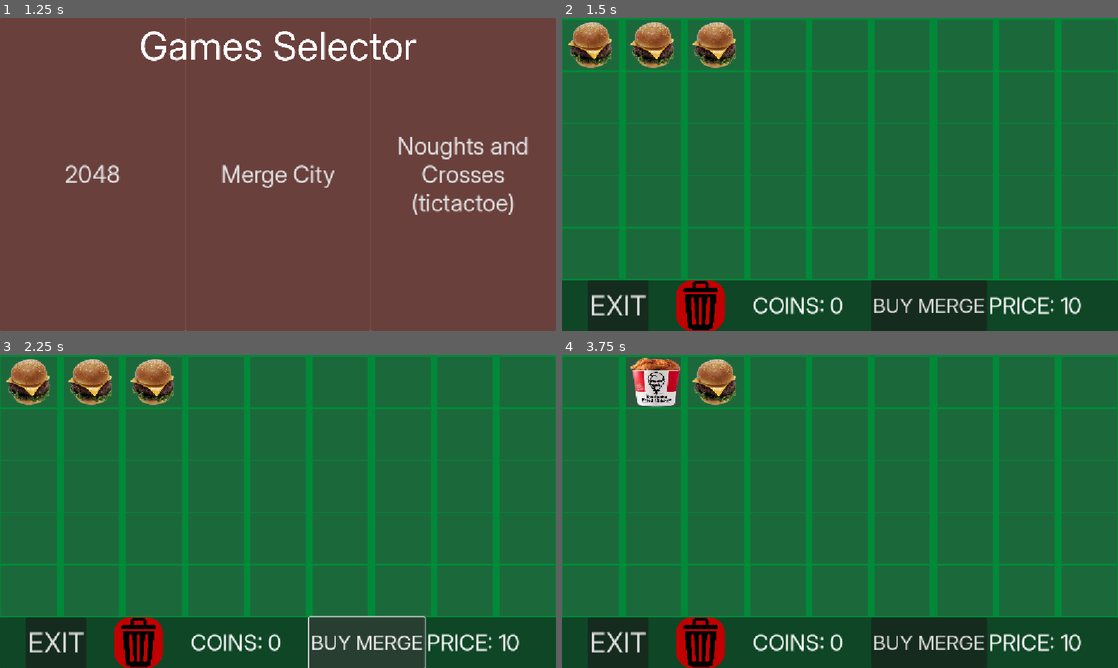
Above: before the commit, frames 1-4 (two rows, left to right).
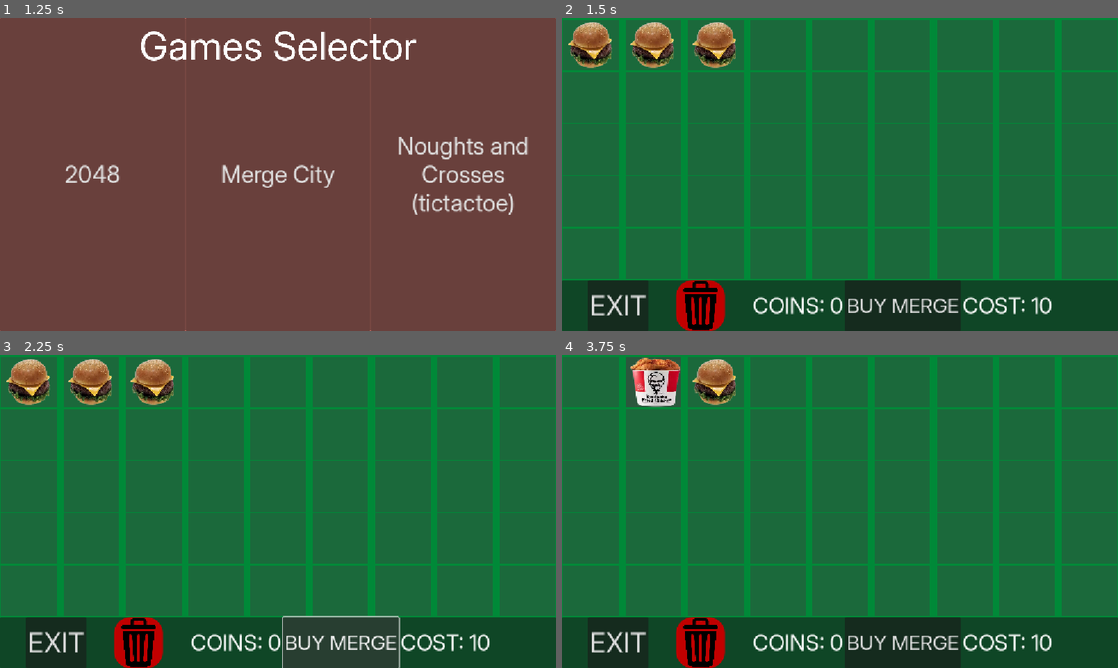
Above: after the commit, the same moments.

Repository: ItsbaileyX3525/baileys-grid-collection
Game: Godot game, scene res://Scenes/main_menu.tscn
The game is run twice, just before and just after one commit, with the same random seed, the same clock (stepped at 60 frames per second) and the same inputs.
Inputs (mouse positions are in pixels of both pictures, inside the frame that each line leads up to):
- Up to frame 1 (1.25 s): click "Games" at 0.5 s
- Up to frame 2 (1.5 s): click "Merge City" at 1.25 s
- Up to frame 3 (2.25 s): click "BUY MERGE" at 2 s
- Up to frame 4 (3.75 s): click (589, 383) at 2.77 s; click (650, 383) at 3.52 s

Frame 1 is identical in both runs. In frame 2, 2.4% of the frame differs, in the area x 50-94%, y 83-100%; in frame 3, 2.6%; in frame 4, 2.4%.

Commit message:
More merges and start creating tictactoe

Diff:
--- /dev/null
+++ b/Assets/Themes/noughtsandcrosses.tres
@@ -0,0 +1,20 @@
+[gd_resource type="Theme" load_steps=5 format=3 uid="uid://by0mhiy2lvj0j"]
+
+[sub_resource type="StyleBoxFlat" id="StyleBoxFlat_nth0d"]
+draw_center = false
+
+[sub_resource type="StyleBoxFlat" id="StyleBoxFlat_v35vo"]
+draw_center = false
+
+[sub_resource type="StyleBoxFlat" id="StyleBoxFlat_grnlj"]
+draw_center = false
+
+[sub_resource type="StyleBoxFlat" id="StyleBoxFlat_xn4dm"]
+draw_center = false
+
+[resource]
+Button/font_sizes/font_size = 110
+Button/styles/focus = SubResource("StyleBoxFlat_nth0d")
+Button/styles/hover = SubResource("StyleBoxFlat_v35vo")
+Button/styles/normal = SubResource("StyleBoxFlat_grnlj")
+Button/styles/pressed = SubResource("StyleBoxFlat_xn4dm")
--- a/Scenes/Games/merge_city.tscn
+++ b/Scenes/Games/merge_city.tscn
@@ -972,10 +972,6 @@
 theme_override_font_sizes/font_size = 45
 text = "COINS: 67"
 
-[node name="MarginContainer4" type="MarginContainer" parent="Toolbar/HBoxContainer"]
-layout_mode = 2
-theme_override_constants/margin_left = 50
-
 [node name="Purchase" type="Button" parent="Toolbar/HBoxContainer"]
 layout_mode = 2
 theme_override_font_sizes/font_size = 41
@@ -984,13 +980,18 @@
 [node name="Price" type="Label" parent="Toolbar/HBoxContainer"]
 layout_mode = 2
 theme_override_font_sizes/font_size = 45
-text = "COST: 999K"
+text = "COST: 999.9K"
 
 [node name="Earn" type="Timer" parent="."]
 wait_time = 3.0
+autostart = true
+
+[node name="RandomSpawn" type="Timer" parent="."]
+wait_time = 5.0
 autostart = true
 
 [connection signal="pressed" from="Toolbar/HBoxContainer/Exit" to="." method="_on_exit_pressed"]
 [connection signal="pressed" from="Toolbar/HBoxContainer/Delete" to="." method="_on_delete_pressed"]
 [connection signal="pressed" from="Toolbar/HBoxContainer/Purchase" to="." method="_on_purchase_pressed"]
 [connection signal="timeout" from="Earn" to="." method="_on_earn_timeout"]
+[connection signal="timeout" from="RandomSpawn" to="." method="_on_random_spawn_timeout"]
--- /dev/null
+++ b/Scenes/Games/noughtsandcrosses.tscn
@@ -0,0 +1,166 @@
+[gd_scene load_steps=4 format=3 uid="uid://piquhnrn2vht"]
+
+[ext_resource type="Script" uid="uid://c4stlhygh3h2r" path="res://Scripts/Games/noughtsandcrosses.gd" id="1_gagkc"]
+[ext_resource type="Theme" uid="uid://by0mhiy2lvj0j" path="res://Assets/Themes/noughtsandcrosses.tres" id="1_skymw"]
+
+[sub_resource type="StyleBoxFlat" id="StyleBoxFlat_d2531"]
+bg_color = Color(0.49803922, 0.7254902, 0.62352943, 1)
+
+[node name="Noughtsandcrosses" type="Control"]
+layout_mode = 3
+anchors_preset = 15
+anchor_right = 1.0
+anchor_bottom = 1.0
+grow_horizontal = 2
+grow_vertical = 2
+script = ExtResource("1_gagkc")
+
+[node name="ColorRect" type="ColorRect" parent="."]
+layout_mode = 1
+anchors_preset = 15
+anchor_right = 1.0
+anchor_bottom = 1.0
+grow_horizontal = 2
+grow_vertical = 2
+color = Color(0.43904933, 0.43904904, 0.4390493, 1)
+
+[node name="GameArea" type="Panel" parent="."]
+layout_mode = 1
+anchors_preset = 8
+anchor_left = 0.5
+anchor_top = 0.5
+anchor_right = 0.5
+anchor_bottom = 0.5
+offset_left = -341.0
+offset_top = -324.0
+offset_right = 342.0
+offset_bottom = 324.0
+grow_horizontal = 2
+grow_vertical = 2
+theme_override_styles/panel = SubResource("StyleBoxFlat_d2531")
+
+[node name="Borders" type="Control" parent="GameArea"]
+layout_mode = 1
+anchors_preset = 15
+anchor_right = 1.0
+anchor_bottom = 1.0
+offset_left = -38.0
+offset_right = -38.0
+grow_horizontal = 2
+grow_vertical = 2
+
+[node name="ColorRect" type="ColorRect" parent="GameArea/Borders"]
+layout_mode = 0
+offset_left = 215.0
+offset_top = 20.0
+offset_right = 226.0
+offset_bottom = 604.0
+color = Color(0.011087579, 0.011087578, 0.01108758, 1)
+
+[node name="ColorRect3" type="ColorRect" parent="GameArea/Borders"]
+layout_mode = 0
+offset_left = 711.9963
+offset_top = 195.0
+offset_right = 722.9963
+offset_bottom = 854.8398
+rotation = 1.5707964
+color = Color(0.011087579, 0.011087578, 0.01108758, 1)
+
+[node name="ColorRect4" type="ColorRect" parent="GameArea/Borders"]
+layout_mode = 0
+offset_left = 712.13434
+offset_top = 419.0
+offset_right = 723.13434
+offset_bottom = 1079.0344
+rotation = 1.5707964
+color = Color(0.011087579, 0.011087578, 0.01108758, 1)
+
+[node name="ColorRect2" type="ColorRect" parent="GameArea/Borders"]
+layout_mode = 0
+offset_left = 538.0
+offset_top = 19.0
+offset_right = 549.0
+offset_bottom = 605.0
+color = Color(0.011087579, 0.011087578, 0.01108758, 1)
+
+[node name="TopLeft" type="Button" parent="GameArea/Borders"]
+layout_mode = 0
+offset_left = 52.0
+offset_top = 20.0
+offset_right = 215.0
+offset_bottom = 195.0
+theme = ExtResource("1_skymw")
+
+[node name="TopMiddle" type="Button" parent="GameArea/Borders"]
+layout_mode = 0
+offset_left = 226.0
+offset_top = 20.0
+offset_right = 537.0
+offset_bottom = 195.0
+theme = ExtResource("1_skymw")
+
+[node name="TopRight" type="Button" parent="GameArea/Borders"]
+layout_mode = 0
+offset_left = 549.0
+offset_top = 20.0
+offset_right = 712.0
+offset_bottom = 195.0
+theme = ExtResource("1_skymw")
+
+[node name="MiddleLeft" type="Button" parent="GameArea/Borders"]
+layout_mode = 0
+offset_left = 52.0
+offset_top = 206.0
+offset_right = 215.0
+offset_bottom = 419.0
+theme = ExtResource("1_skymw")
+
+[node name="MiddleMiddle" type="Button" parent="GameArea/Borders"]
+layout_mode = 0
+offset_left = 226.0
+offset_top = 205.0
+offset_right = 537.0
+offset_bottom = 421.0
+theme = ExtResource("1_skymw")
+
+[node name="MiddleRight" type="Button" parent="GameArea/Borders"]
+layout_mode = 0
+offset_left = 549.0
+offset_top = 205.0
+offset_right = 712.0
+offset_bottom = 419.0
+theme = ExtResource("1_skymw")
+
+[node name="BottomLeft" type="Button" parent="GameArea/Borders"]
+layout_mode = 0
+offset_left = 52.0
+offset_top = 429.0
+offset_right = 215.0
+offset_bottom = 604.0
+theme = ExtResource("1_skymw")
+
+[node name="BottomMiddle" type="Button" parent="GameArea/Borders"]
+layout_mode = 0
+offset_left = 226.0
+offset_top = 430.0
+offset_right = 537.0
+offset_bottom = 605.0
+theme = ExtResource("1_skymw")
+
+[node name="BottomRight" type="Button" parent="GameArea/Borders"]
+layout_mode = 0
+offset_left = 549.0
+offset_top = 429.0
+offset_right = 712.0
+offset_bottom = 604.0
+theme = ExtResource("1_skymw")
+
+[connection signal="pressed" from="GameArea/Borders/TopLeft" to="." method="_on_top_left_pressed"]
+[connection signal="pressed" from="GameArea/Borders/TopMiddle" to="." method="_on_top_middle_pressed"]
+[connection signal="pressed" from="GameArea/Borders/TopRight" to="." method="_on_top_right_pressed"]
+[connection signal="pressed" from="GameArea/Borders/MiddleLeft" to="." method="_on_middle_left_pressed"]
+[connection signal="pressed" from="GameArea/Borders/MiddleMiddle" to="." method="_on_middle_middle_pressed"]
+[connection signal="pressed" from="GameArea/Borders/MiddleRight" to="." method="_on_middle_right_pressed"]
+[connection signal="pressed" from="GameArea/Borders/BottomLeft" to="." method="_on_bottom_left_pressed"]
+[connection signal="pressed" from="GameArea/Borders/BottomMiddle" to="." method="_on_bottom_middle_pressed"]
+[connection signal="pressed" from="GameArea/Borders/BottomRight" to="." method="_on_bottom_right_pressed"]
--- a/Scripts/Games/merge_city.gd
+++ b/Scripts/Games/merge_city.gd
@@ -26,10 +26,22 @@
 	],
 	"som" : [
 		"som" , "elltommo", "projector"
+	],
+	"elltommo" : [
+		"elltommo", "projector", "vue"
+	],
+	"projector" : [
+		"projector", "vue", "skibidi"
+	],
+	"vue" : [
+		"vue", "skibidi", "luffy"
+	],
+	"skibidi" : [
+		"skibidi", "luffy", "mining"
 	]
 }
 
-var highest_purchase: String = "som"
+var highest_purchase: String = "skibidi"
 
 var items: Dictionary = {
 	"burger" : preload("uid://l50p1x3khroq"),
@@ -39,6 +51,9 @@
 	"elltommo" : preload("uid://cnhwuapu13gb7"),
 	"projector" : preload("uid://duexs1hykb3g8"),
 	"vue" : preload("uid://bsxsemlfqqci5"),
+	"skibidi" : preload("uid://k4eesinfocef"),
+	"luffy" : preload("uid://dlloa4p14qxuy"),
+	"mining" : preload("uid://dxl2pnd0i2ypr"),
 }
 
 var income: Dictionary = {
@@ -50,6 +65,9 @@
 	"elltommo" : 31,
 	"projector" : 63,
 	"vue" : 127,
+	"skibidi" : 255,
+	"luffy" : 511,
+	"mining" : 1023
 }
 
 var upgrade_path: Dictionary = { #Current item : item if upgraded
@@ -58,8 +76,30 @@
 	"gibiASMR" : "som",
 	"som" : "elltommo",
 	"elltommo" : "projector",
-	"projector" : "vue"
+	"projector" : "vue",
+	"vue" : "skibidi",
+	"skibidi" : "luffy",
+	"luffy" : "mining",
 }
+
+#Chazza written command
+func format_number(num: int) -> String:
+	var suffixes = ["", "k", "m", "b", "t", "q", "Q"]
+	var index = 0
+	var value = float(num)
+
+	while value >= 1000.0 and index < suffixes.size() - 1:
+		value /= 1000.0
+		index += 1
+
+	var rounded = round(value * 10) / 10.0
+	var text = str(rounded)
+
+	if text.ends_with(".0"):
+		text = text.substr(0, text.length() - 2)
+
+	return text + suffixes[index]
+
 
 func handle_click(button: Button) -> void:
 	if currently_selected == button: #Disallow self merging.
@@ -152,8 +192,8 @@
 	update_game()
 
 func update_game() -> void:
-	coins_label.text = "COINS: %s" % coins
-	price_label.text = "PRICE: %s" % purchase_price
+	coins_label.text = "COINS: %s" % format_number(coins)
+	price_label.text = "COST: %s" % format_number(purchase_price)
 
 func _on_delete_pressed() -> void:
 	if currently_selected:
@@ -181,17 +221,21 @@
 		purchases_till_upgrade = 20
 
 	if purchases_till_price == 0:
-		purchase_price = int(purchase_price * 3.5) #Hack to make godot stop shouting to me about type conversion
+		purchase_price += int(10 + int((float(purchase_price) / 2)) * 1.1)
 		purchases_till_price = 4
 
-	var rng = randi_range(1, 10)
+	var rng = 1
 	var purchased: String
-	if rng <= 6: # 60%chance it's normal
-		if purchase_path.has(min_purchase):
+	if rng <= 6: #60% chance it's normal
+		print(min_purchase)
+		print(highest_purchase)
+		if purchase_path.has(min_purchase):
+			print("has min")
 			purchased = purchase_path[min_purchase][0]
 		else:
+			print("no min, using max")
 			purchased = purchase_path[highest_purchase][0]
-	elif rng > 6 and rng <= 9: # 30%chance next tier
+	elif rng > 6 and rng <= 9: #30% chance next tier
 		if purchase_path.has(min_purchase):
 			purchased = purchase_path[min_purchase][1]
 		else:
@@ -239,3 +283,47 @@
 		earn += income[e.get_meta("item")]
 	coins += earn
 	update_game()
+
+func _on_random_spawn_timeout() -> void:
+	var rng = 1
+	var purchased: String
+	if rng <= 6: #60% chance it's normal
+		print(min_purchase)
+		print(highest_purchase)
+		if purchase_path.has(min_purchase):
+			print("has min")
+			purchased = purchase_path[min_purchase][0]
+		else:
+			print("no min, using max")
+			purchased = purchase_path[highest_purchase][0]
+	elif rng > 6 and rng <= 9: #30% chance next tier
+		if purchase_path.has(min_purchase):
+			purchased = purchase_path[min_purchase][1]
+		else:
+			purchased = purchase_path[highest_purchase][1]
+	elif rng == 10: #10% rare
+		if purchase_path.has(min_purchase):
+			purchased = purchase_path[min_purchase][2]
+		else:
+			purchased = purchase_path[highest_purchase][2]
+
+	var children = button_container.get_children()
+	var found_free: bool = false
+	for e in children:
+		if found_free:
+			break
+		var grandchildren = e.get_children()
+		for i in grandchildren:
+			if not (i is Button):
+				continue
+
+			var item_meta = i.get_child(0).get_meta("item")
+			if item_meta == "none":
+				i.get_child(0).set_meta("item", purchased)
+				i.get_child(0).texture = items[purchased]
+
+				var row_index = i.get_meta("row")
+				var item_index = i.get_meta("item")
+				SaveManager.game_data["mergecity"][row_index][item_index] = purchased
+				found_free = true
+				break
--- /dev/null
+++ b/Scripts/Games/noughtsandcrosses.gd
@@ -0,0 +1,75 @@
+extends Control
+@onready var top_left: Button = $GameArea/Borders/TopLeft
+@onready var top_middle: Button = $GameArea/Borders/TopMiddle
+@onready var top_right: Button = $GameArea/Borders/TopRight
+@onready var middle_left: Button = $GameArea/Borders/MiddleLeft
+@onready var middle_middle: Button = $GameArea/Borders/MiddleMiddle
+@onready var middle_right: Button = $GameArea/Borders/MiddleRight
+@onready var bottom_left: Button = $GameArea/Borders/BottomLeft
+@onready var bottom_middle: Button = $GameArea/Borders/BottomMiddle
+@onready var bottom_right: Button = $GameArea/Borders/BottomRight
+
+var board: Array = [
+	"", "", "",
+	"", "", "",
+	"", "", ""
+]
+
+func check_match() -> String:
+	for row in board:
+		if row[0] != "" and row[0] == row[1] and row[1] == row[2]:
+			return row[0]
+
+	for col in range(3):
+		if board[0][col] != "" and board[0][col] == board[1][col] and board[1][col] == board[2][col]:
+			return board[0][col]
+
+	if board[0][0] != "" and board[0][2] == board[1][1] and board[1][1] == board[2][0]:
+		return board[0][2]
+
+	return "" #Essentially no winner
+
+func _on_top_left_pressed() -> void:
+	if board[0] == "":
+		board[0] = "o"
+		top_left.text = "o"
+
+func _on_top_middle_pressed() -> void:
+	if board[1] == "":
+		board[1] = "o"
+		top_middle.text = "o"
+
+func _on_top_right_pressed() -> void:
+	if board[2] == "":
+		board[2] = "o"
+		top_right.text = "o"
+
+func _on_middle_left_pressed() -> void:
+	if board[3] == "":
+		board[3] = "o"
+		middle_left.text = "o"
+
+func _on_middle_middle_pressed() -> void:
+	if board[4] == "":
+		board[4] = "o"
+		middle_middle.text = "o"
+
+func _on_middle_right_pressed() -> void:
+	if board[5] == "":
+		board[5] = "o"
+		middle_right.text = "o"
+
+func _on_bottom_left_pressed() -> void:
+	if board[6] == "":
+		board[6] = "o"
+		bottom_left.text = "o"
+
+func _on_bottom_middle_pressed() -> void:
+	if board[7] == "":
+		board[7] = "o"
+		bottom_middle.text = "o"
+
+func _on_bottom_right_pressed() -> void:
+	if board[8] == "":
+		board[8] = "o"
+		bottom_right.text = "o"
Binary file added: Assets/Decals/merge/Correct Luffy.png
Not shown, added: Assets/Decals/merge/Correct Luffy.png.import
Binary file added: Assets/Decals/merge/image.png
Not shown, added: Assets/Decals/merge/image.png.import
Binary file added: Assets/Decals/merge/skibidi.webp
Not shown, added: Assets/Decals/merge/skibidi.webp.import
Not shown, added: Scripts/Games/noughtsandcrosses.gd.uid
